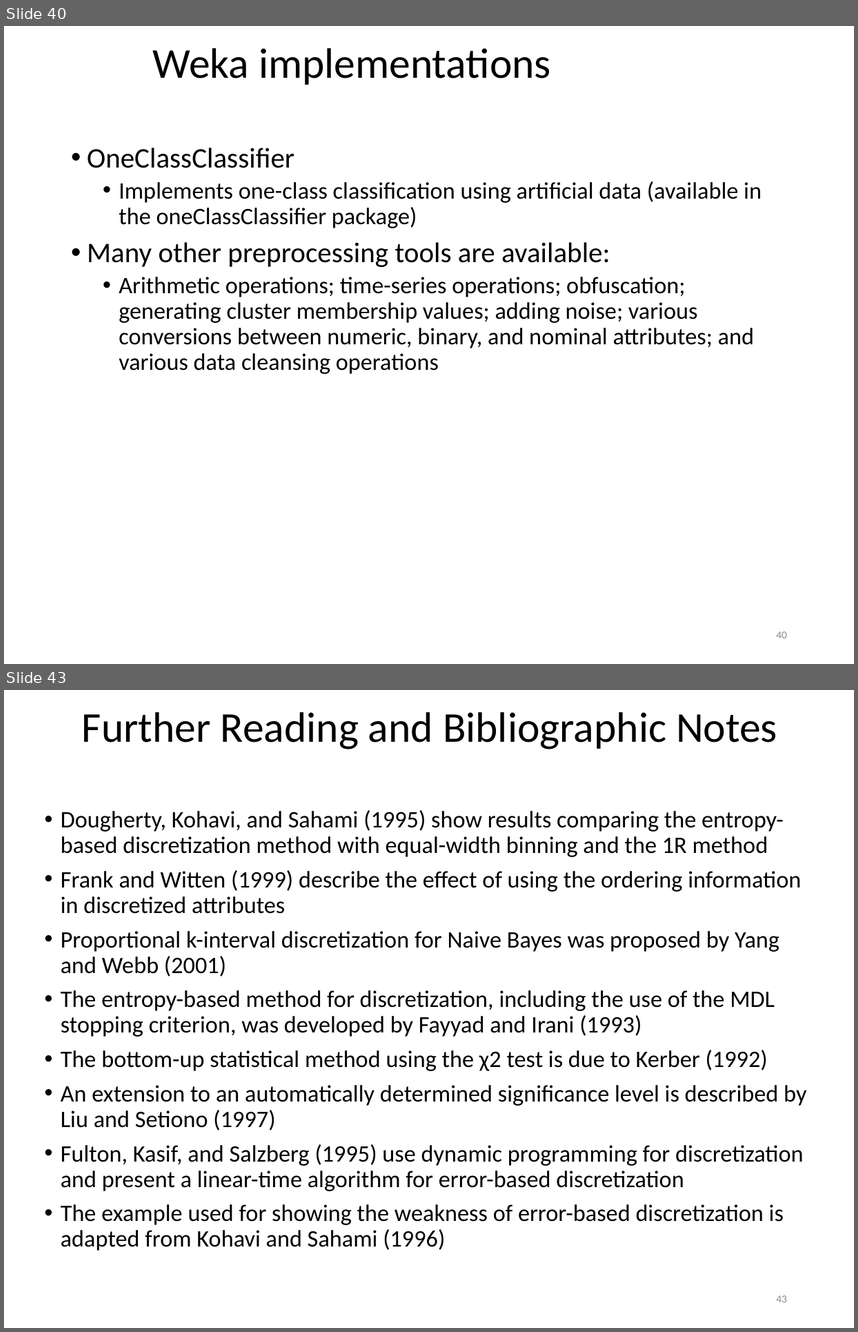
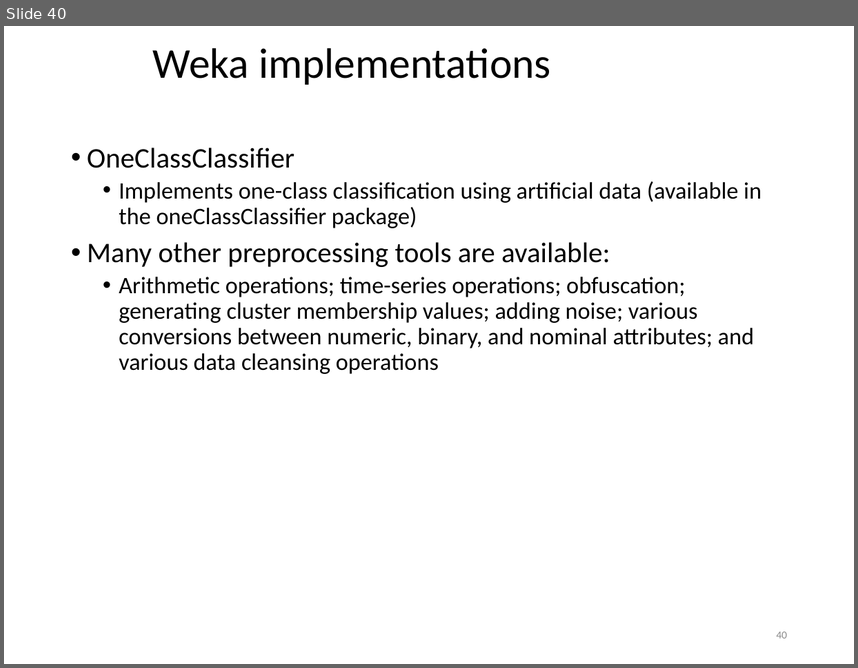
Before and after one commit to khaledmrasheed/khaledmrasheed.github.io, a slide deck: DMcourse/Chapter8.pptx. Shown one above the other, each under a label of ours: slides 40 and 43 before the commit, slide 40 after it; the slides between them are not shown. The pictures are 858x1332 and 858x668 pixels, drawn with LibreOffice and Linux fonts; fonts in the diff are those of the drawing. Boxes give left, top, right and bottom in pixels: in the first picture for what was removed or moved away, otherwise in the second. Text is boxed around its words. In the diff, an @@ line names an element or a change of style, - is before the commit and + after.

```diff
--- a/DMcourse/Chapter8.pptx
+++ b/DMcourse/Chapter8.pptx
@@ slide 43 removed at (x1=4, y1=690, x2=854, y2=1328), background #FFFFFF @@
@@ title removed at (x1=82, y1=712, x2=777, y2=749) @@
-Further Reading and Bibliographic Notes
@@ text removed at (x1=61, y1=810, x2=806, y2=1250) @@
-• Dougherty, Kohavi, and Sahami (1995) show results comparing the entropy-based discretization method with equal-width binning and the 1R method
-• Frank and Witten (1999) describe the effect of using the ordering information in discretized attributes
-• Proportional k-interval discretization for Naive Bayes was proposed by Yang and Webb (2001)
-• The entropy-based method for discretization, including the use of the MDL stopping criterion, was developed by Fayyad and Irani (1993)
-• The bottom-up statistical method using the χ2 test is due to Kerber (1992)
-• An extension to an automatically determined significance level is described by Liu and Setiono (1997)
-• Fulton, Kasif, and Salzberg (1995) use dynamic programming for discretization and present a linear-time algorithm for error-based discretization
-• The example used for showing the weakness of error-based discretization is adapted from Kohavi and Sahami (1996)
@@ page number removed at (x1=776, y1=1295, x2=787, y2=1302) @@
-43
```
Also in this commit, not shown: 6 other slides removed.
